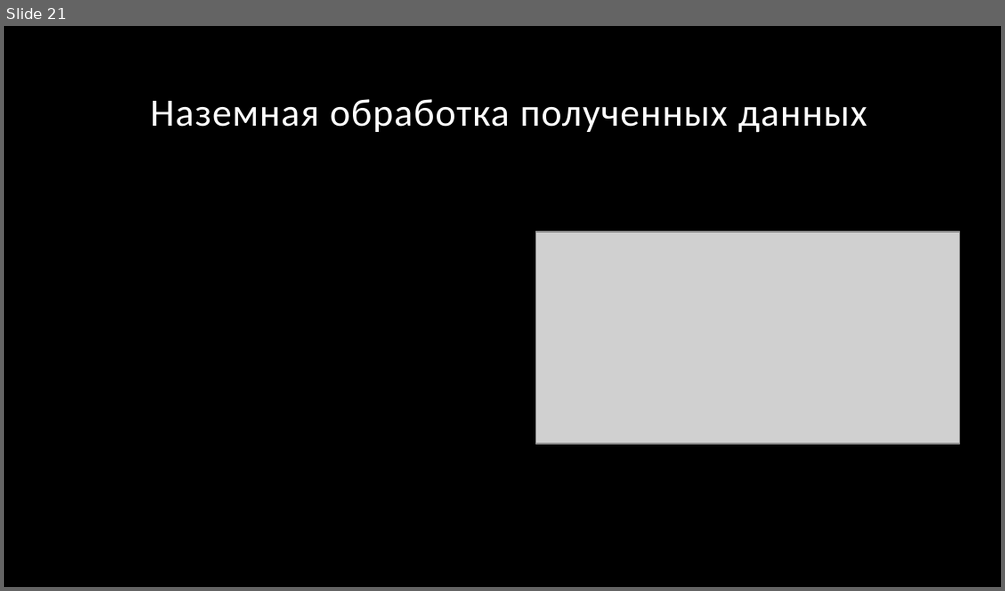
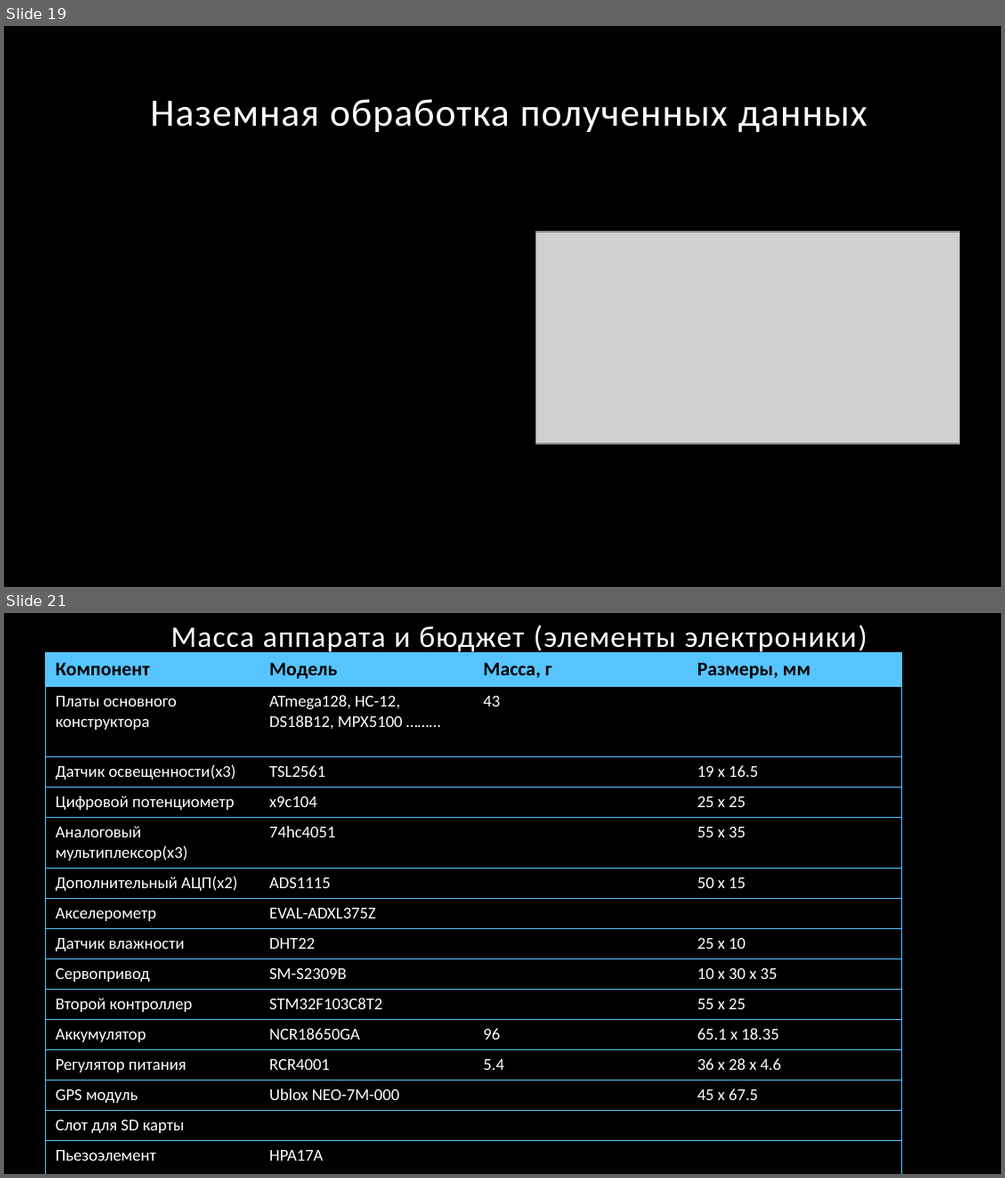
Before and after one commit to granum-space/cansat-2016, a slide deck: documents/Granum_winter-session.pptx. Shown one above the other, each under a label of ours: slide 21 before the commit, slides 19 and 21 after it; the slides between them are not shown. The pictures are 1005x591 and 1005x1178 pixels, drawn with LibreOffice and Linux fonts; fonts in the diff are those of the drawing; grey boxes stand for pictures; background and template pictures are left out. Boxes give left, top, right and bottom in pixels: in the first picture for what was removed or moved away, otherwise in the second. Text is boxed around its words. In the diff, an @@ line names an element or a change of style, - is before the commit and + after.

Commit message:
Добавила в презентацию таблицы с массово-габаритными параметрами и бюджетом спутника + меняю формат презентации

```diff
--- a/documents/Granum_winter-session.pptx
+++ b/documents/Granum_winter-session.pptx
@@ slide 21 added at (4,613,1001,1174), background picture (left out) @@
@@ title added at (171,625,867,654), 21.6 pt, text #FFFFFF @@
+Масса аппарата и бюджет (элементы электроники)
@@ table added at (46,653,903,1168), 15 rows, 4 columns @@
+Компонент | Модель | Масса, г | Размеры, мм
+Платы основного конструктора | ATmega128, HC-12, DS18B12, MPX5100 ……… | 43 | 
+Датчик освещенности(x3) | TSL2561 |  | 19 x 16.5
+Цифровой потенциометр | x9c104 |  | 25 x 25
+Аналоговый мультиплексор(x3) | 74hc4051 |  | 55 x 35
+Дополнительный АЦП(x2) | ADS1115 |  | 50 x 15
+Акселерометр | EVAL-ADXL375Z |  | 
+Датчик влажности | DHT22 |  | 25 x 10
+Сервопривод | SM-S2309B |  | 10 x 30 x 35
+Второй контроллер | STM32F103C8T2 |  | 55 x 25
+Аккумулятор | NCR18650GA | 96 | 65.1 x 18.35
+Регулятор питания | RCR4001 | 5.4 | 36 x 28 x 4.6
+GPS модуль | Ublox NEO-7M-000 |  | 45 x 67.5
+Слот для SD карты |  |  | 
+Пьезоэлемент | HPA17A |  | 
@@ what was slide 21 is now slide 19 @@
```
Also in this commit, not shown: 4 slides changed, 3 other slides added, 4 slides removed.
